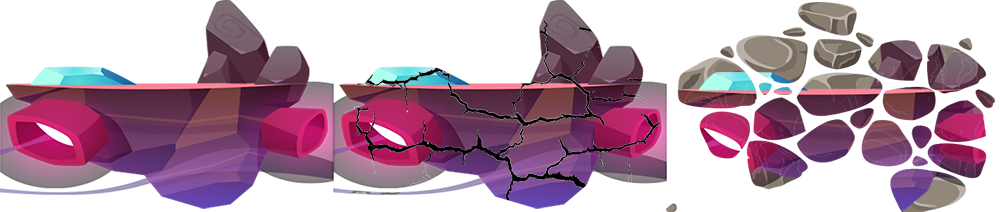
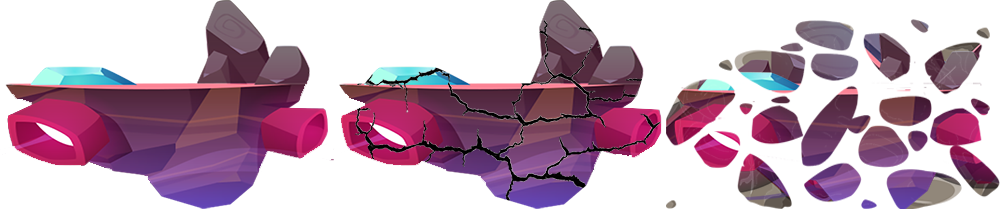
Layers edited between the first and the second 1000 x 212 image:
renamed "Layer 5" to "Layer 7", painted on it over [666, 2, 1000, 212]
painted on "Layer 3" over [333, 78, 667, 196]
painted on "Layer 2" over [0, 80, 334, 195]
